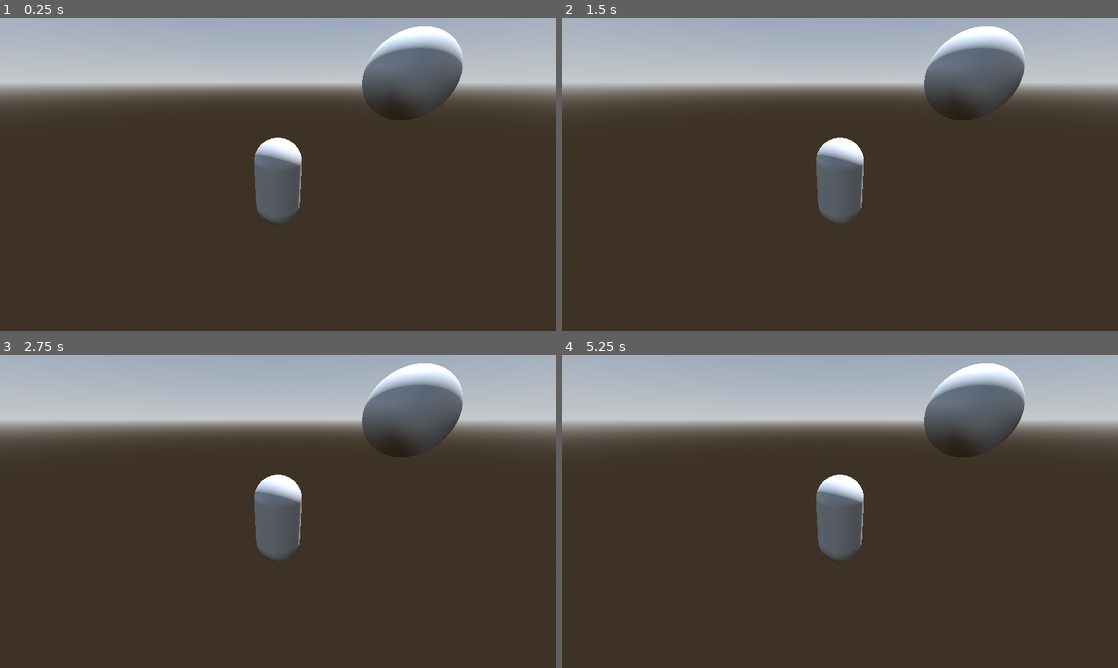
Above: before the commit, frames 1-4 (two rows, left to right).
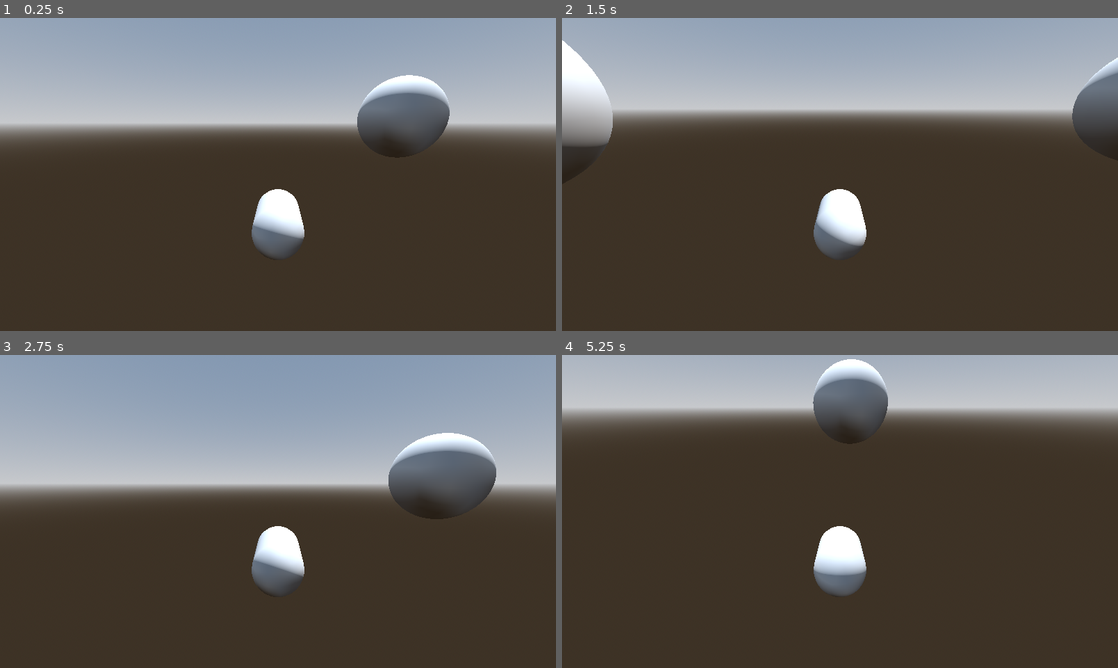
Above: after the commit, the same moments.

Repository: tongshengw/nbody-game
Game: Godot game, scene res://main.tscn
Two runs of this game, one before a commit and one after it. Both use one fixed random seed, a clock stepped at 60 frames per second and the inputs below.
Inputs (mouse positions are in pixels of both pictures, inside the frame that each line leads up to):
- Up to frame 1 (0.25 s): no input
- Up to frame 2 (1.5 s): tap Enter (ui_accept) at 0.5, 0.77, 1.25 s; move the mouse to (962, 158) at 0.52 s; hold D (move_right) 0.53-1.28 s; click (962, 158) at 0.67 s; move the mouse to (728, 190) at 1.27 s; hold S (move_backward) from 1.28 s (still down); click (728, 190) at 1.42 s
- Up to frame 3 (2.75 s): tap Enter (ui_accept) at 1.52, 2 s; move the mouse to (333, 442) at 2.02 s; release S (move_backward) at 2.03 s; hold D (move_right) from 2.03 s (still down); click (333, 442) at 2.17 s
- Up to frame 4 (5.25 s): tap Enter (ui_accept) at 2.75, 3.02, 3.5, 3.77, 4.25, 4.52 s; move the mouse to (812, 574) at 2.77 s; release D (move_right) at 2.78 s; hold W (move_forward) 2.78-3.53 s; click (812, 574) at 2.92 s; move the mouse to (1006, 558) at 3.52 s; hold A (move_left) 3.53-5.03 s; click (1006, 558) at 3.67 s; tap Escape (ui_cancel) at 4.15 s; move the mouse to (673, 464) at 4.27 s; click (673, 464) at 4.42 s; move the mouse to (867, 511) at 5.02 s; hold S (move_backward) from 5.03 s (still down); click (867, 511) at 5.17 s

The runs differ from the first frame. In frame 1, 29% of the frame differs, in the area x 0-100%, y 2-77%; in frame 2, 20%; in frame 3, 47%, in the area x 0-100%, y 0-77%; in frame 4, 14%.

Commit message:
mouse movement

Diff:
--- a/game/player.gd
+++ b/game/player.gd
@@ -9,5 +9,17 @@
 	position.y = s["posy"]
 	position.z = s["posz"]
 
+func _unhandled_input(event: InputEvent) -> void:
+	if event is InputEventMouseButton:
+		Input.set_mouse_mode(Input.MOUSE_MODE_CAPTURED)
+	elif event.is_action_pressed("ui_cancel"):
+		Input.set_mouse_mode(Input.MOUSE_MODE_VISIBLE)
+	if Input.get_mouse_mode() == Input.MOUSE_MODE_CAPTURED:
+		if event is InputEventMouseMotion:
+			rotation.y += -event.relative.x * 0.001
+			rotation.x += -event.relative.y * 0.001
+			var rot_quat = Quaternion.from_euler(rotation)
+
+
 func _physics_process(delta: float) -> void:
 	pass
--- a/game/player.tscn
+++ b/game/player.tscn
@@ -10,12 +10,14 @@
 script = ExtResource("1_ao1a4")
 
 [node name="MeshInstance3D" type="MeshInstance3D" parent="."]
+transform = Transform3D(1, 0, 0, 0, -4.37114e-08, 1, 0, -1, -4.37114e-08, 0, 0, 0)
 mesh = SubResource("CapsuleMesh_redul")
 
 [node name="CollisionShape3D" type="CollisionShape3D" parent="."]
+transform = Transform3D(1, 0, 0, 0, -4.37114e-08, 1, 0, -1, -4.37114e-08, 0, 0, 0)
 shape = SubResource("CapsuleShape3D_duant")
 
 [node name="CameraPivot" type="Node3D" parent="."]
 
 [node name="Camera3D" type="Camera3D" parent="CameraPivot"]
-transform = Transform3D(1, 0, 0, 0, 0.91154, 0.411212, 0, -0.411212, 0.91154, 0, 2.01826, 4.00982)
+transform = Transform3D(1, 0, 0, 0, 0.969446, 0.245307, 0, -0.245307, 0.969446, 0, 2.01826, 4.00982)
--- a/game/project.godot
+++ b/game/project.godot
@@ -22,7 +22,6 @@
 
 [display]
 
-window/size/mode=2
 window/stretch/mode="canvas_items"
 
 [input]
